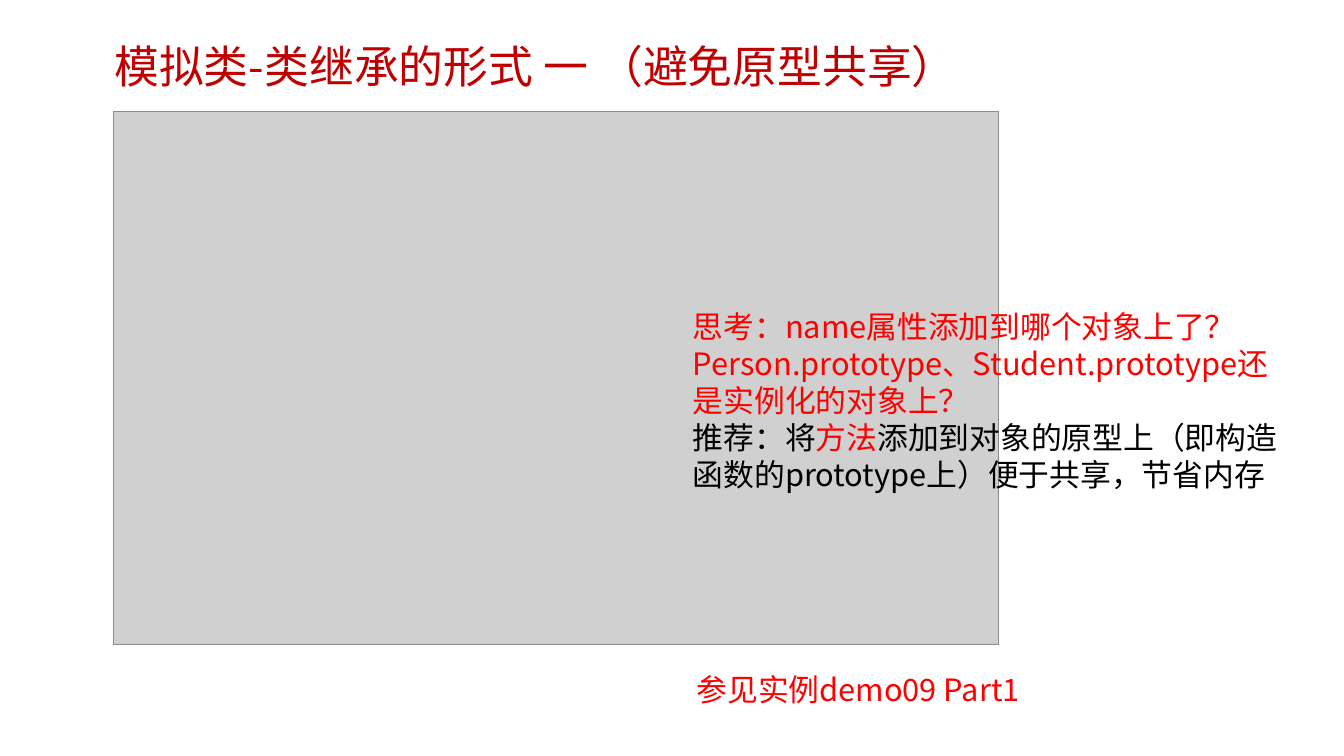
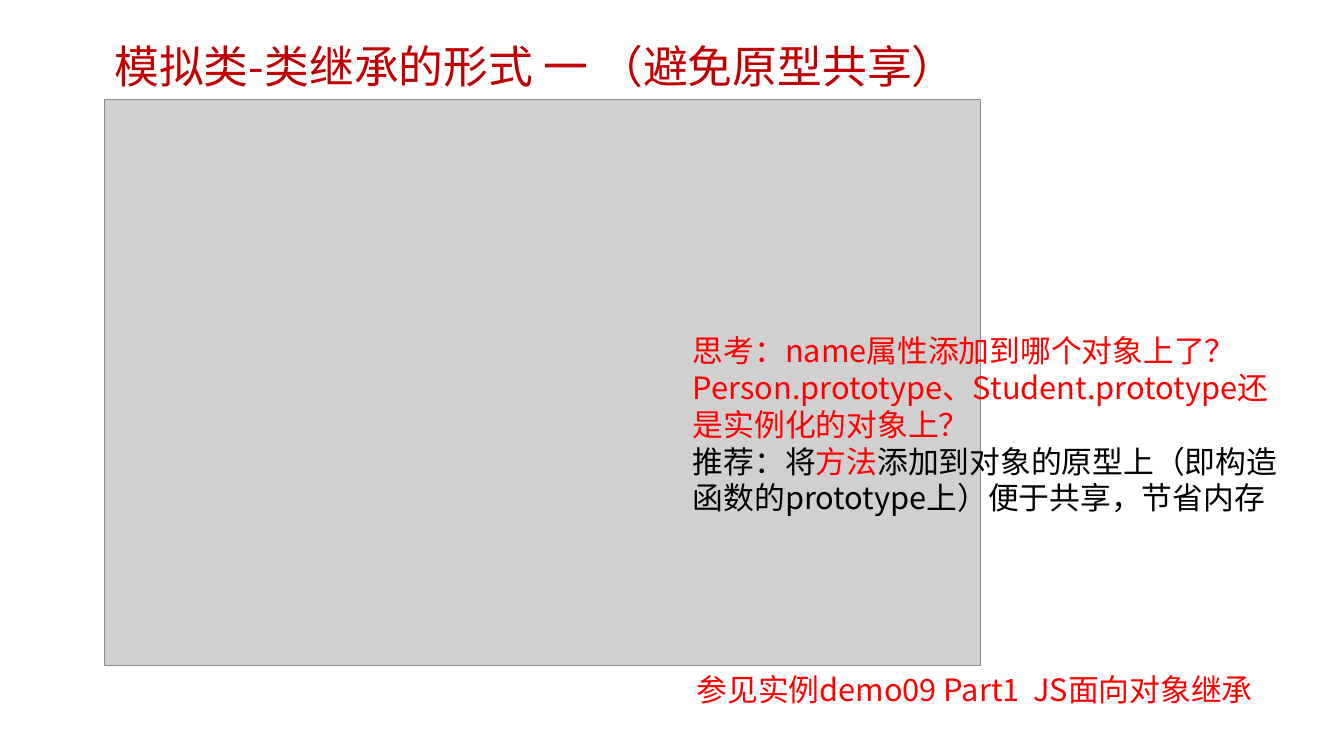
Before and after one commit to edu2act/course-javascript-advanced, a slide deck: slide 23 of 课程PPT/07.JavaScript面向对象编程 一.pptx (slide 22 before the commit). Drawn at 1344x756 pixels with LibreOffice and Linux fonts; fonts in the diff are those of the drawing; grey boxes stand for pictures; background and template pictures are left out. Boxes give left, top, right and bottom in pixels: in the first picture for what was removed or moved away, otherwise in the second. Text is boxed around its words. In the diff, an @@ line names an element or a change of style, - is before the commit and + after.

```diff
--- a/课程PPT/07.JavaScript面向对象编程 一.pptx
+++ b/课程PPT/07.JavaScript面向对象编程 一.pptx
@@ picture: place and size @@
-picture at [114,111,999,645]
+picture at [105,100,982,665]
@@ text "思考：name属性添加到哪个对象上了？Person.prototype、Student.prototype还是实例化的对 ...": place and size @@
-text "思考：name属性添加到哪个对象上了？Person.prototype、Student.prototype还是实例化的对 ..." at [693,307,1277,494]
+text "思考：name属性添加到哪个对象上了？Person.prototype、Student.prototype还是实例化的对 ..." at [693,330,1277,518]
@@ text at [697,675,1252,704]: text changed @@
-参见实例demo09 Part1
+参见实例demo09 Part1 JS面向对象继承
```
Also in this commit, not shown: 6 other slides changed, 4 slides added, 9 other files.
